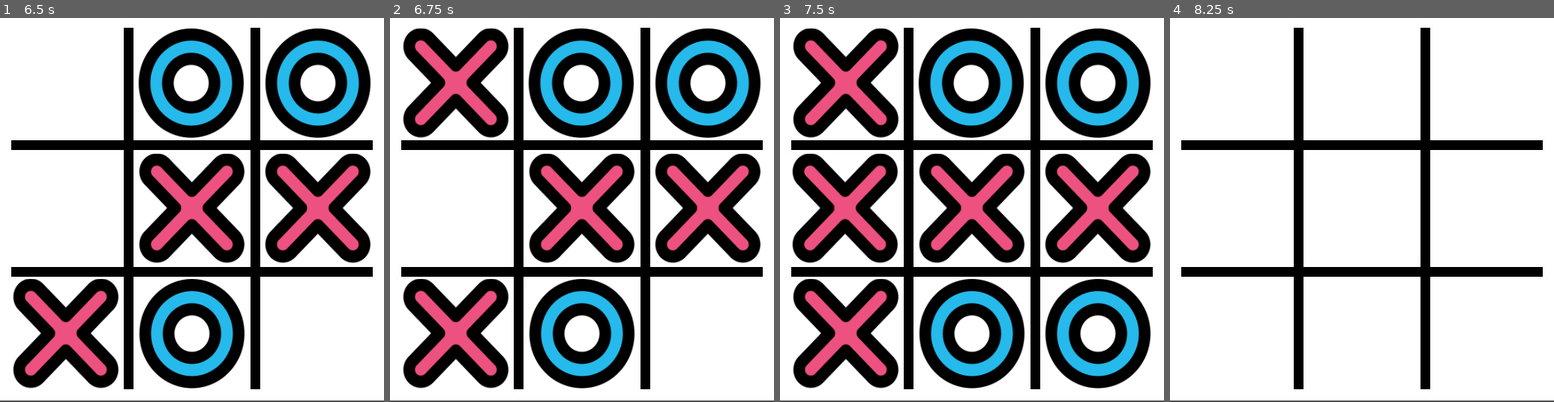
Above: before the commit, frames 1-4 (left to right).
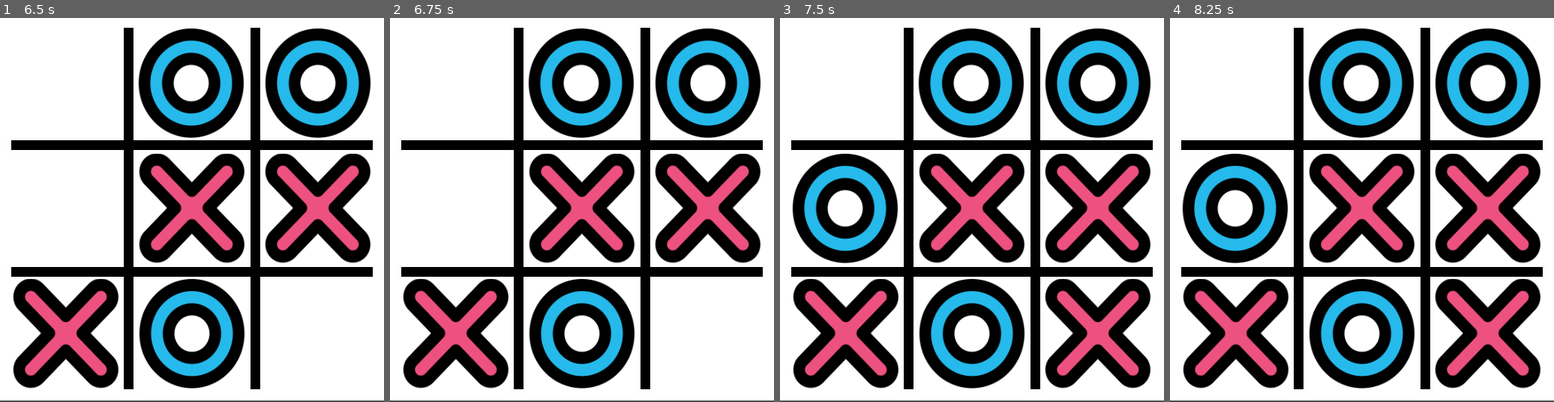
Above: after the commit, the same moments.

Repository: guilhermeprates/tic-tac-toe
Game: Godot game, scene res://Source/Start/Start.tscn
Same seed, same stepped clock (60 frames per second), same inputs: the game is played once before the commit and once after it.
Inputs (mouse positions are in pixels of both pictures, inside the frame that each line leads up to):
- Up to frame 1 (6.5 s): click "Start" at 0.5 s; tap Enter at 1.25, 2.75, 4.25 s; move the mouse to (65, 83) at 1.27 s; press the mouse at (65, 83) at 1.28 s; tap Space at 2, 3.5, 5 s; move the mouse to (192, 83) at 2.02 s; release the mouse at (192, 83) at 2.03 s; click (192, 83) at 2.1 s; move the mouse to (318, 83) at 2.77 s; press the mouse at (318, 83) at 2.78 s; move the mouse to (65, 210) at 3.52 s; release the mouse at (65, 210) at 3.53 s; click (65, 210) at 3.6 s; move the mouse to (192, 210) at 4.27 s; press the mouse at (192, 210) at 4.28 s; move the mouse to (318, 210) at 5.02 s; release the mouse at (318, 210) at 5.03 s; click (318, 210) at 5.1 s; move the mouse to (65, 332) at 5.77 s; press the mouse at (65, 332) at 5.78 s
- Up to frame 2 (6.75 s): move the mouse to (582, 332) at 6.52 s; release the mouse at (582, 332) at 6.53 s; click (582, 332) at 6.6 s
- Up to frame 3 (7.5 s): move the mouse to (1098, 332) at 7.27 s; press the mouse at (1098, 332) at 7.28 s
- Up to frame 4 (8.25 s): move the mouse to (1285, 229) at 8.02 s; release the mouse at (1285, 229) at 8.03 s; click (1285, 229) at 8.1 s

Frame 1 is identical in both runs. In frame 2, 5.5% of the frame differs, in the area x 3-31%, y 2-32%; in frame 3, 18%; in frame 4, 44%, in the area x 3-97%, y 2-97%.

Commit message:
Fix infinity click

Diff:
--- a/Source/Board/Board.gd
+++ b/Source/Board/Board.gd
@@ -53,6 +53,8 @@
 		tile.set_symbol(current_player)
 		check_winner()
 		update_current_player()
+	else:
+		return
 
 	if !game_over:
 		var tile_ai = Dummy.get_move(board)
